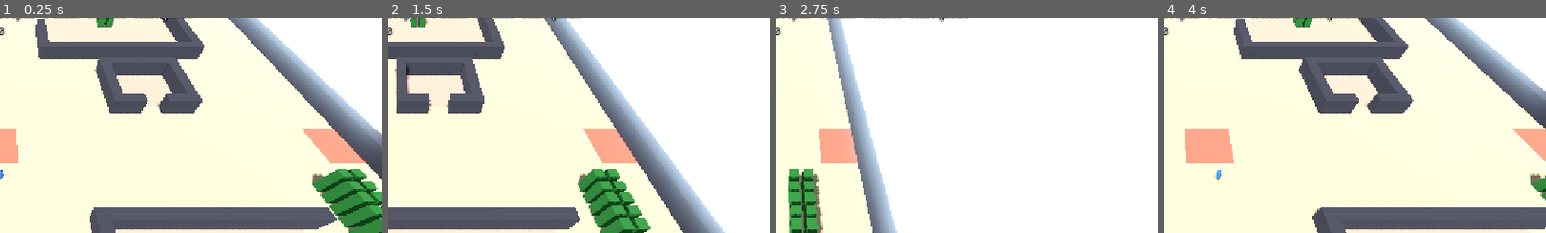
Above: before the commit, frames 1-4 (left to right).
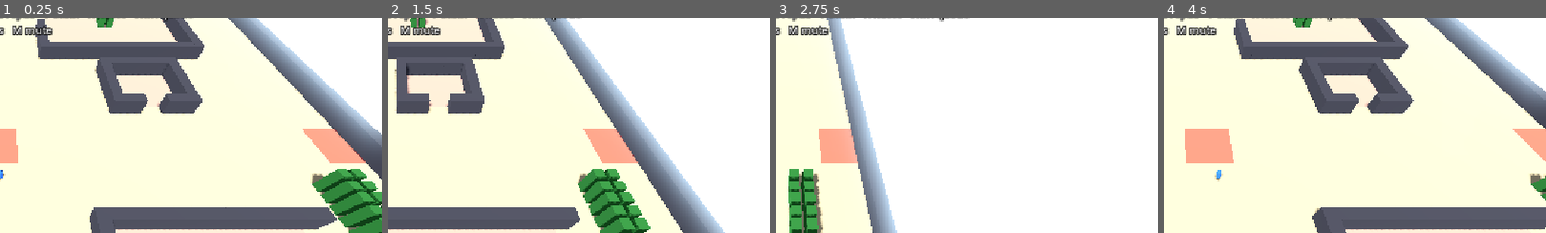
Above: after the commit, the same moments.

Repository: mpaden3/fortress-survival-2
Game: Godot game, scene res://scenes/main.tscn
Same seed, same stepped clock (60 frames per second), same inputs: the game is played once before the commit and once after it.
Inputs (mouse positions are % of the whole screen's width and height, from its top left):
- Up to frame 1 (0.25 s): no input
- Up to frame 2 (1.5 s): tap Enter at 0.5 s; move the mouse to (72, 45) at 0.52 s; hold D 0.53-1.25 s; tap M at 0.6 s; click (72, 45) at 0.67 s; tap Space at 0.77 s; drag from (30, 55) to (45, 70) at 1.27 s
- Up to frame 3 (2.75 s): move the mouse to (60, 28) at 2.02 s; hold D from 2.03 s (still down); hold Shift from 2.03 s (still down); tap M at 2.3 s
- Up to frame 4 (4 s): release D at 2.75 s; release Shift at 2.75 s; drag from (45, 70) to (20, 35) at 2.77 s; move the mouse to (80, 65) at 3.52 s; hold A from 3.53 s (still down); tap Ctrl at 3.6 s; tap Space at 3.77 s; tap M at 3.8 s
The pictures show only the part of the screen within x 50-100%, y 13-63%; the shares and areas given below are measured in that part.

The runs differ from the first frame. In frame 1, 0.4% of the frame differs, in the area x 3-14%, y 3-8%; in frame 2, 0.4%; in frame 3, 0.4%; in frame 4, 0.4%.

Commit message:
Placeholder SFX for simulation events
SfxViews plays positional sounds for shots, impacts (plain, splash, frost), kills,
destroyed buildings and unit hits/deaths, capped per sound per tick, from a pool of 24
players. Clips are synthesized in code (SfxSynth) until real audio exists. M mutes.

Co-Authored-By: Claude Opus 5.5 <noreply@anthropic.com>

Diff:
--- a/src/ui/hud.gd
+++ b/src/ui/hud.gd
@@ -76,7 +76,7 @@
 		keys.append("%s[%s] %s (%d)" % [mark, OS.get_keycode_string(key), def.display_name, def.cost])
 	lines.append("  ".join(keys))
 	lines.append("LMB place/select   drag: walls / select units   Esc cancel   X sell   RMB move/repair   F blink   H haste   Shift queue")
-	lines.append("WASD/edge pan   wheel zoom   Q/E rotate   Space centre   L follow   P plots")
+	lines.append("WASD/edge pan   wheel zoom   Q/E rotate   Space centre   L follow   P plots   M mute")
 	var survivor := world.survivors.survivor_of(player_id)
 	if survivor:
 		var blink := maxi(0, survivor.blink_ready_tick - world.tick) / SimConstants.TICK_RATE
--- a/src/view/game.gd
+++ b/src/view/game.gd
@@ -22,6 +22,7 @@
 var enemy_views: EnemyViews
 var projectile_views: ProjectileViews
 var fx_views: FxViews
+var sfx_views: SfxViews
 var camera: RtsCamera
 var builder: BuildController
 var hud: Hud
@@ -67,6 +68,11 @@
 	fx_views.name = "Fx"
 	add_child(fx_views)
 	fx_views.attach(world)
+
+	sfx_views = SfxViews.new()
+	sfx_views.name = "Sfx"
+	add_child(sfx_views)
+	sfx_views.attach(world)
 
 	unit_views = UnitViews.new()
 	unit_views.name = "Units"
@@ -142,6 +148,8 @@
 		camera.focus(_survivor_point())
 	elif key.physical_keycode == KEY_L:
 		follow_survivor = not follow_survivor
+	elif key.physical_keycode == KEY_M:
+		AudioServer.set_bus_mute(0, not AudioServer.is_bus_mute(0))
 	elif OS.is_debug_build() and key.physical_keycode == KEY_BRACKETRIGHT:
 		speed = minf(speed * 2.0, 16.0)
 	elif OS.is_debug_build() and key.physical_keycode == KEY_BRACKETLEFT:
--- /dev/null
+++ b/src/view/sfx/sfx_synth.gd
@@ -0,0 +1,34 @@
+class_name SfxSynth
+## Placeholder sound effects synthesized in code (no audio assets yet): short 16-bit mono
+## clips built from noise, sines and decay envelopes. Replaced when real SFX exist.
+
+const MIX_RATE := 22050
+
+
+## A sound: `seconds` long; `tone` Hz at the start sliding to `tone_end` (0 = no tone);
+## `noise` 0..1 share of white noise; `smooth` 0..1 low-pass on the noise; `decay` how fast
+## it fades (higher = shorter).
+static func make(seconds: float, tone: float, tone_end: float, noise: float, smooth: float, decay: float,
+		volume := 0.8, seed_value := 1) -> AudioStreamWAV:
+	var rng := RandomNumberGenerator.new()
+	rng.seed = seed_value
+	var count := int(seconds * MIX_RATE)
+	var data := PackedByteArray()
+	data.resize(count * 2)
+	var phase := 0.0
+	var filtered := 0.0
+	for i in count:
+		var progress := float(i) / count
+		var envelope := exp(-decay * progress) * minf(1.0, i / (0.004 * MIX_RATE))
+		var frequency := lerpf(tone, tone_end, progress)
+		phase += TAU * frequency / MIX_RATE
+		var sample := sin(phase) * (1.0 - noise) if tone > 0.0 else 0.0
+		filtered = lerpf(rng.randf_range(-1.0, 1.0), filtered, smooth)
+		sample += filtered * noise * (1.0 + smooth * 2.0)
+		data.encode_s16(i * 2, int(clampf(sample * envelope * volume, -1.0, 1.0) * 32767.0))
+	var stream := AudioStreamWAV.new()
+	stream.format = AudioStreamWAV.FORMAT_16_BITS
+	stream.mix_rate = MIX_RATE
+	stream.stereo = false
+	stream.data = data
+	return stream
--- /dev/null
+++ b/src/view/sfx_views.gd
@@ -0,0 +1,93 @@
+class_name SfxViews
+extends Node3D
+## Plays a sound for simulation events (shots, impacts, kills, destroyed buildings, unit hits
+## and deaths) from a pool of positional players. Hordes make hundreds of events a second, so
+## each sound plays at most `PER_TICK` times per tick and the pool caps the voices.
+
+enum Sound { SHOT, HIT, EXPLOSION, FROST, ENEMY_DEATH, BUILDING_DOWN, UNIT_HIT, UNIT_DEATH }
+
+const POOL_SIZE := 24
+const PER_TICK := 2
+
+var _world: World
+var _streams: Array[AudioStreamWAV] = []
+var _pool: Array[AudioStreamPlayer3D] = []
+var _next := 0
+var _plays: Array[int] = []
+var _this_tick := PackedInt32Array()
+
+
+func attach(world: World) -> void:
+	_world = world
+	world.stepped.connect(_on_stepped)
+
+
+func _ready() -> void:
+	# [seconds, tone, tone_end, noise, smooth, decay, volume] per Sound.
+	var recipes := [
+		[0.08, 900.0, 500.0, 0.6, 0.2, 6.0, 0.35],   # SHOT: short twang
+		[0.07, 220.0, 120.0, 0.5, 0.5, 7.0, 0.45],   # HIT: dull thud
+		[0.55, 70.0, 35.0, 0.85, 0.85, 4.0, 0.9],    # EXPLOSION: low rumble
+		[0.30, 1800.0, 2600.0, 0.3, 0.1, 5.0, 0.3],  # FROST: icy shimmer
+		[0.18, 420.0, 160.0, 0.25, 0.3, 5.0, 0.35],  # ENEMY_DEATH: falling grunt
+		[0.90, 55.0, 30.0, 0.9, 0.9, 3.0, 1.0],      # BUILDING_DOWN: heavy crash
+		[0.05, 1200.0, 900.0, 0.4, 0.1, 8.0, 0.3],   # UNIT_HIT: click
+		[0.30, 300.0, 110.0, 0.2, 0.3, 4.0, 0.45],   # UNIT_DEATH: low fall
+	]
+	for k in recipes.size():
+		var r: Array = recipes[k]
+		_streams.append(SfxSynth.make(r[0], r[1], r[2], r[3], r[4], r[5], r[6], k + 1))
+	_plays.resize(Sound.size())
+	_plays.fill(0)
+	_this_tick.resize(Sound.size())
+	for i in POOL_SIZE:
+		var player := AudioStreamPlayer3D.new()
+		player.unit_size = 25.0
+		player.max_distance = 220.0
+		add_child(player)
+		_pool.append(player)
+
+
+## Times `sound` was played (tests).
+func play_count(sound: Sound) -> int:
+	return _plays[sound]
+
+
+func play(sound: Sound, at: Vector3) -> void:
+	if _this_tick[sound] >= PER_TICK:
+		return
+	_this_tick[sound] += 1
+	_plays[sound] += 1
+	var player := _pool[_next]
+	_next = (_next + 1) % _pool.size()
+	player.stream = _streams[sound]
+	player.position = at
+	player.pitch_scale = 0.9 + 0.2 * randf()
+	player.play()
+
+
+func _on_stepped() -> void:
+	_this_tick.fill(0)
+	var events := _world.events
+	var cell := SimConstants.CELL_SIZE
+	for i in events.count():
+		var at := Vector3(events.positions[i].x * cell, 1.0, events.positions[i].y * cell)
+		match events.kinds[i]:
+			SimEvents.Kind.FIRED:
+				play(Sound.SHOT, at)
+			SimEvents.Kind.IMPACT:
+				var def := _world.defs.building(events.defs[i])
+				if def and def.slow_multiplier < 1.0:
+					play(Sound.FROST, at)
+				elif def and def.splash_radius > 0.0:
+					play(Sound.EXPLOSION, at)
+				else:
+					play(Sound.HIT, at)
+			SimEvents.Kind.ENEMY_KILLED:
+				play(Sound.ENEMY_DEATH, at)
+			SimEvents.Kind.BUILDING_DESTROYED:
+				play(Sound.BUILDING_DOWN, at)
+			SimEvents.Kind.UNIT_ATTACK:
+				play(Sound.UNIT_HIT, at)
+			SimEvents.Kind.UNIT_KILLED:
+				play(Sound.UNIT_DEATH, at)
--- /dev/null
+++ b/tests/integration/test_sfx_views.gd
@@ -0,0 +1,52 @@
+extends GutTest
+## SfxViews: a sound per simulation event, capped per tick so hordes don't flood the mixer.
+
+var world: World
+var sfx: SfxViews
+var tower_def: BuildingDef
+
+
+func before_each() -> void:
+	world = SimFixtures.world(SimFixtures.open_map(40, 20))
+	tower_def = world.defs.building(&"tower")
+	world.pathing.set_target(&"stay", [Vector2i(13, 11)] as Array[Vector2i])
+	sfx = SfxViews.new()
+	add_child_autofree(sfx)
+	sfx.attach(world)
+
+
+func test_shot_and_hit_play_sounds() -> void:
+	SimFixtures.armed(tower_def, 5.0, 10.0, 1.0)
+	SimFixtures.build_now(world, &"tower", Vector2i(10, 10))
+	world.enemies.spawn(world, &"grunt", Rect2i(13, 11, 1, 1), 1, &"stay")
+	world.step()
+	assert_eq(sfx.play_count(SfxViews.Sound.SHOT), 1)
+	assert_eq(sfx.play_count(SfxViews.Sound.HIT), 1)
+
+
+func test_splash_and_frost_and_kills_have_their_own_sounds() -> void:
+	SimFixtures.armed(tower_def, 5.0, 100.0, 1.0, 0.0, 1.5, 0.5, 1.0)
+	SimFixtures.build_now(world, &"tower", Vector2i(10, 10))
+	world.enemies.spawn(world, &"grunt", Rect2i(13, 11, 1, 1), 1, &"stay")
+	world.step()
+	assert_eq(sfx.play_count(SfxViews.Sound.FROST), 1, "slowing shots sound frosty")
+	assert_eq(sfx.play_count(SfxViews.Sound.ENEMY_DEATH), 1)
+
+
+func test_each_sound_is_capped_per_tick() -> void:
+	SimFixtures.armed(tower_def, 5.0, 1.0, 1.0)
+	for x in [4, 8, 12, 16, 20]:
+		SimFixtures.build_now(world, &"tower", Vector2i(x, 10))
+	world.enemies.spawn(world, &"grunt", Rect2i(4, 12, 18, 1), 20, &"stay")
+	world.step()
+	assert_eq(world.events.of_kind(SimEvents.Kind.FIRED).size(), 5, "five towers fired")
+	assert_eq(sfx.play_count(SfxViews.Sound.SHOT), SfxViews.PER_TICK, "but only a few shots are heard")
+
+
+func test_synth_makes_audible_clips() -> void:
+	var clip := SfxSynth.make(0.1, 440.0, 440.0, 0.0, 0.0, 1.0)
+	assert_eq(clip.data.size(), int(0.1 * SfxSynth.MIX_RATE) * 2, "16-bit mono")
+	var loudest := 0
+	for i in range(0, clip.data.size(), 2):
+		loudest = maxi(loudest, absi(clip.data.decode_s16(i)))
+	assert_gt(loudest, 10000)
Not shown, added: src/view/sfx/sfx_synth.gd.uid
Not shown, added: src/view/sfx_views.gd.uid
Not shown, added: tests/integration/test_sfx_views.gd.uid
Not shown, changed: AGENTS.md
Not shown, changed: ROADMAP.md
